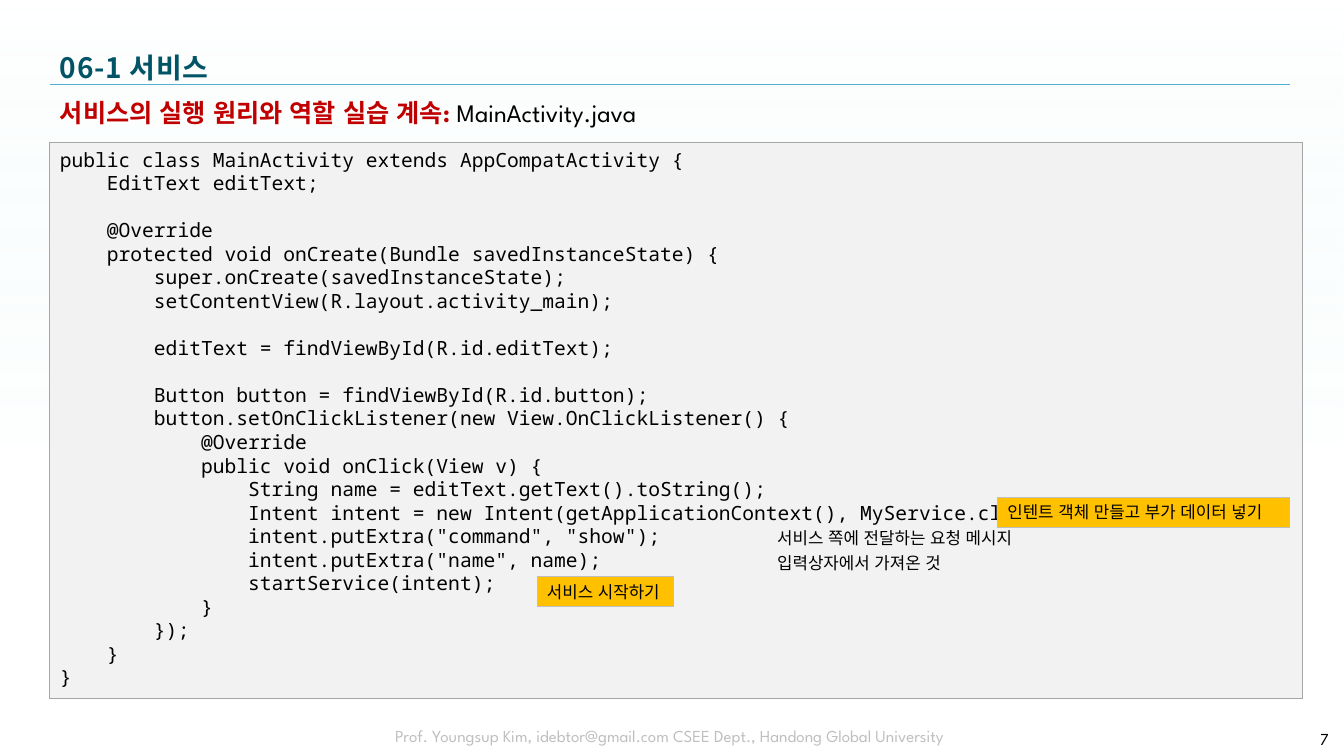
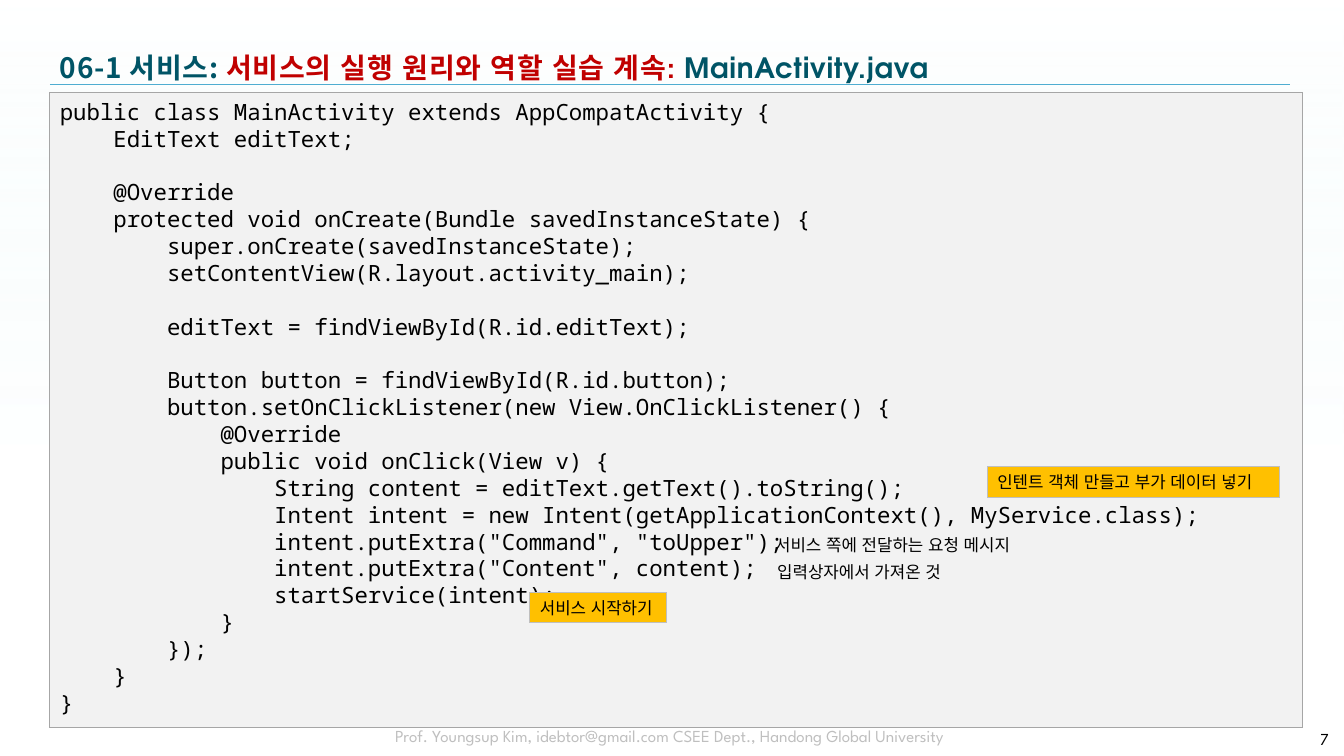
Before and after one commit to tae7841/HuStarAS, a slide deck: slide 7 of ppts/06Service.pptx. Drawn at 1344x756 pixels with LibreOffice and Linux fonts; fonts in the diff are those of the drawing; background and template pictures are left out. Boxes give left, top, right and bottom in pixels: in the first picture for what was removed or moved away, otherwise in the second. Text is boxed around its words. In the diff, an @@ line names an element or a change of style, - is before the commit and + after.

```diff
--- a/ppts/06Service.pptx
+++ b/ppts/06Service.pptx
@@ title at (60,54,928,85): text changed; font Noto Sans CJK KR to TeX Gyre Adventor @@
-06-1 서비스
+06-1 서비스: 서비스의 실행 원리와 역할 실습 계속: MainActivity.java
@@ rectangle "public class MainActivity extends AppCompatActivity ...": place and size @@
-rectangle "public class MainActivity extends AppCompatActivity ..." at (50,142,1304,699)
+rectangle "public class MainActivity extends AppCompatActivity ..." at (50,93,1304,727)
@@ text in rectangle at (60,103,1199,609): size 14 to 16 pt in "public class MainActivity extends AppCompatActivity {", "EditText editText;", "@Override", "protected void onCreate(Bundle savedInstanceState) {" and 13 more places @@
@@ text removed at (60,100,637,128) @@
-서비스의 실행 원리와 역할 실습 계속: MainActivity.java
@@ text in rectangle at (274,479,904,501): text changed; size 14 to 16 pt @@
-String name = editText.getText().toString();
+String content = editText.getText().toString();
@@ rectangle "인텐트 객체 만들고 부가 데이터 ...": place and size @@
-rectangle "인텐트 객체 만들고 부가 데이터 ..." at (998,497,1291,527)
+rectangle "인텐트 객체 만들고 부가 데이터 ..." at (988,467,1280,497)
@@ text in rectangle at (274,533,783,582): text changed; size 14 to 16 pt @@
-intent.putExtra("command", "show");
-intent.putExtra("name", name);
+intent.putExtra("Command", "toUpper");
+intent.putExtra("Content", content);
@@ text "서비스 쪽에 전달하는 요청 메시지": place and size @@
-text "서비스 쪽에 전달하는 요청 메시지" at (777,527,1012,546)
+text "서비스 쪽에 전달하는 요청 메시지" at (775,537,1010,553)
@@ text "입력상자에서 가져온 것": place and size @@
-text "입력상자에서 가져온 것" at (777,555,940,571)
+text "입력상자에서 가져온 것" at (777,564,940,580)
@@ rectangle "서비스 시작하기": place and size @@
-rectangle "서비스 시작하기" at (537,577,674,607)
+rectangle "서비스 시작하기" at (530,593,666,623)
```
Also in this commit, not shown: 17 other slides changed, 2 slides removed, 1 other file.
